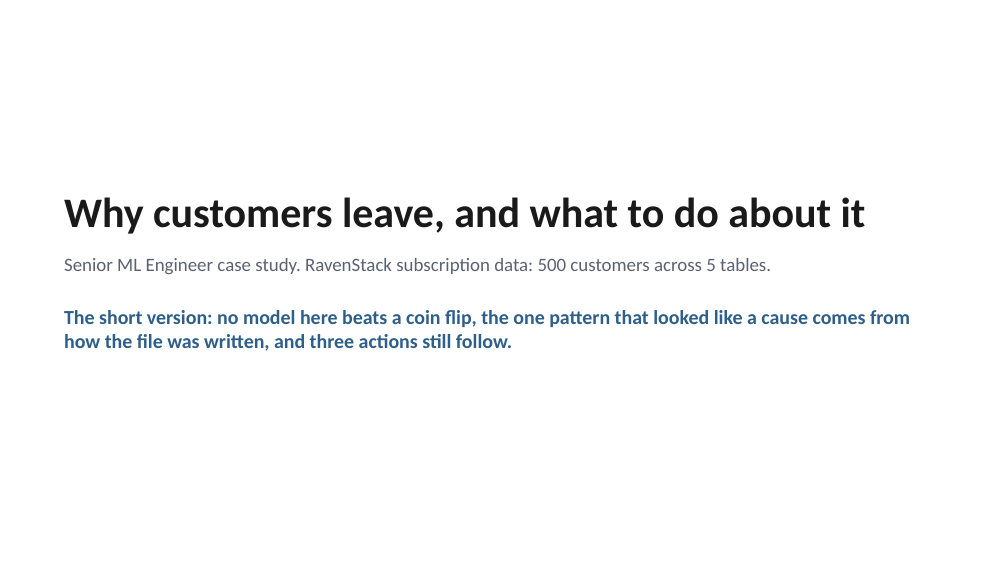
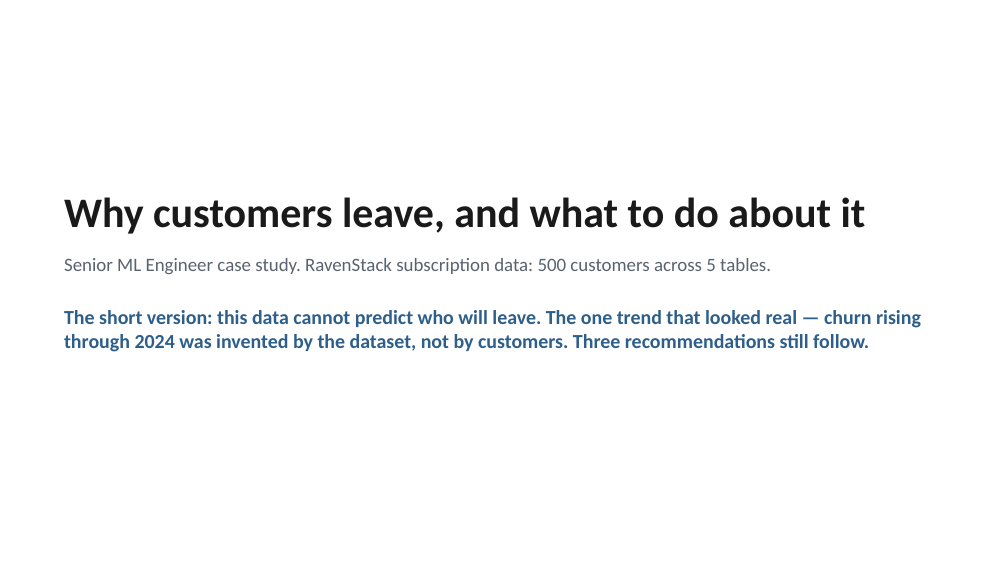
Before and after one commit to dmitriyratu/avepoint-churn-case-study, a slide deck: slide 1 of outputs/decks/AvePoint_Case_Study.pptx. Drawn at 1008x567 pixels with LibreOffice and Linux fonts; fonts in the diff are those of the drawing. Boxes give left, top, right and bottom in pixels: in the first picture for what was removed or moved away, otherwise in the second. Text is boxed around its words. In the diff, an @@ line names an element or a change of style, - is before the commit and + after.

```diff
--- a/outputs/decks/AvePoint_Case_Study.pptx
+++ b/outputs/decks/AvePoint_Case_Study.pptx
@@ text at (64,310,921,352): text changed @@
-The short version: no model here beats a coin flip, the one pattern that looked like a cause comes from how the file was written, and three actions still follow.
+The short version: this data cannot predict who will leave. The one trend that looked real — churn rising through 2024 was invented by the dataset, not by customers. Three recommendations still follow.
```
Also in this commit, not shown: 2 other slides changed, 3 other files.
